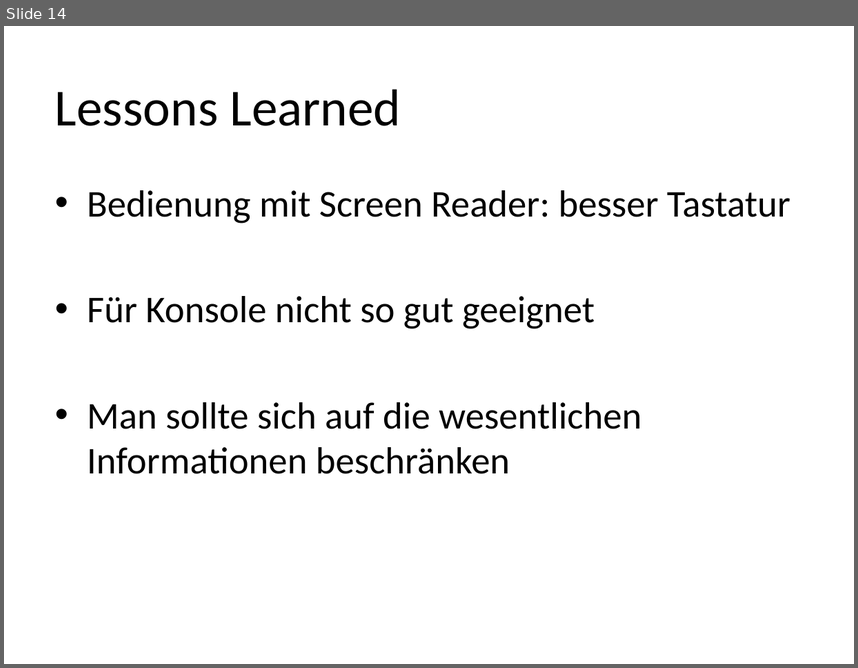
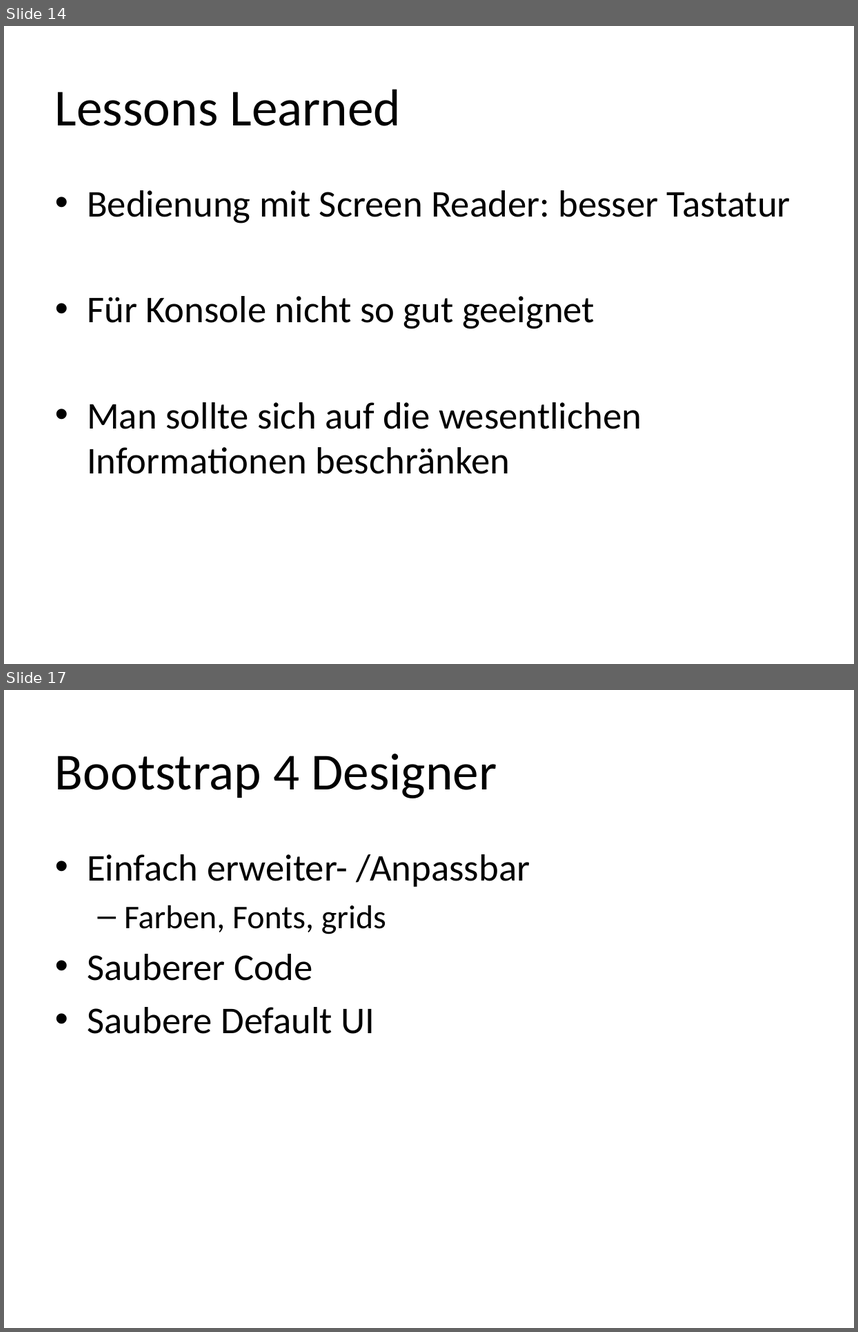
Before and after one commit to Capoot/hci, a slide deck: screenreader.pptx. Shown one above the other, each under a label of ours: slide 14 before the commit, slides 14 and 17 after it; the slides between them are not shown. The pictures are 858x668 and 858x1332 pixels, drawn with LibreOffice and Linux fonts; fonts in the diff are those of the drawing. Boxes give left, top, right and bottom in pixels: in the first picture for what was removed or moved away, otherwise in the second. Text is boxed around its words. In the diff, an @@ line names an element or a change of style, - is before the commit and + after.

Commit message:
added bootstrap

```diff
--- a/screenreader.pptx
+++ b/screenreader.pptx
@@ slide 17 added at bbox=[4, 690, 854, 1328], background #FFFFFF @@
@@ title added at bbox=[55, 753, 497, 798], 44 pt, text #000000 @@
+Bootstrap 4 Designer
@@ text added at bbox=[87, 854, 530, 1034], 32 pt, text #000000 @@
+• Einfach erweiter- /Anpassbar
+  – Farben, Fonts, grids
+• Sauberer Code
+• Saubere Default UI
```
Also in this commit, not shown: 11 other slides added.
